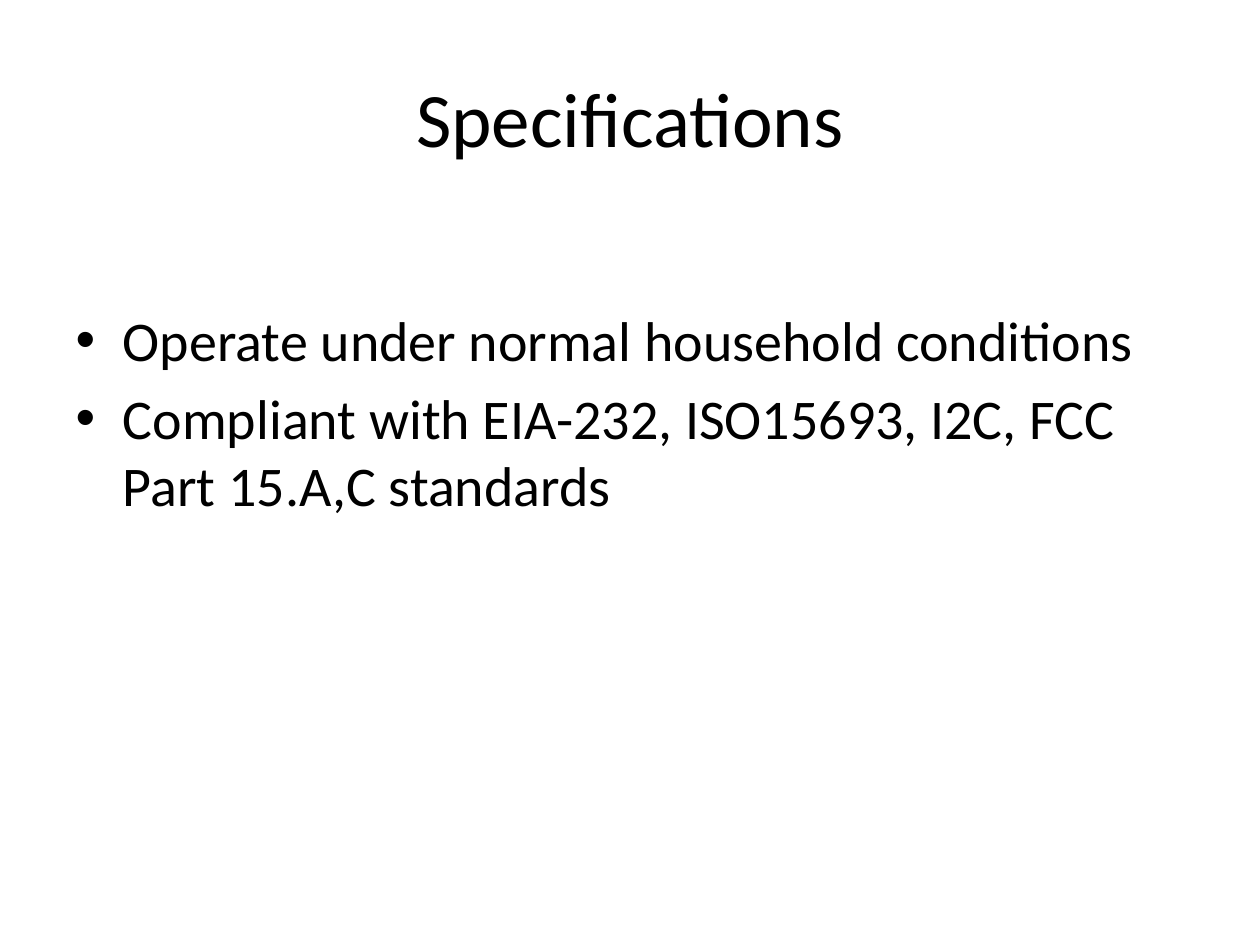
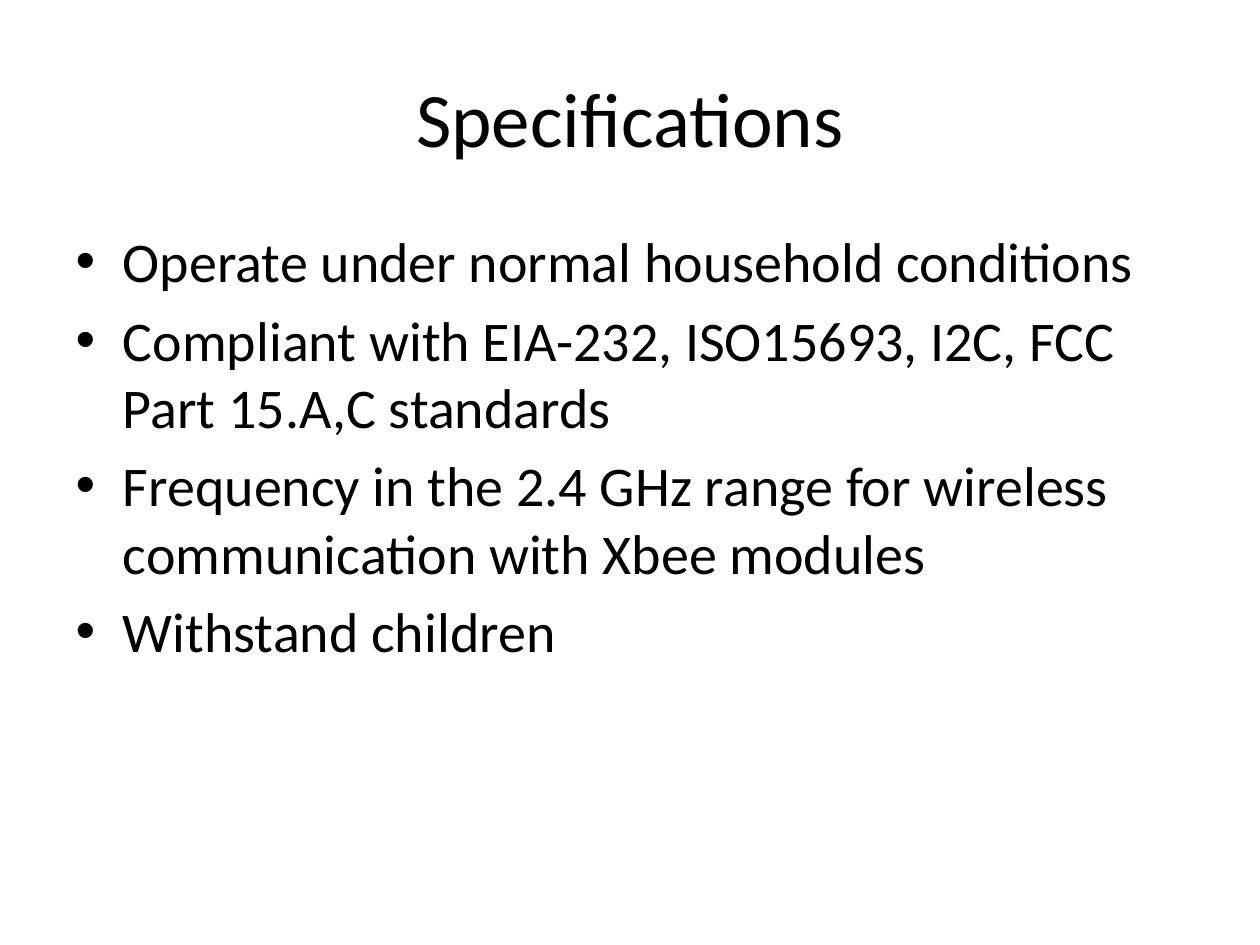
Before and after one commit to horsetailfiddlehead/ee478, a slide deck: slide 5 of Final Project/Documentation/Kaiba_Corp_Presentation.pptx (slide 6 before the commit). Drawn at 1260x945 pixels with LibreOffice and Linux fonts; fonts in the diff are those of the drawing. Boxes give left, top, right and bottom in pixels: in the first picture for what was removed or moved away, otherwise in the second. Text is boxed around its words. In the diff, an @@ line names an element or a change of style, - is before the commit and + after.

```diff
--- a/Final Project/Documentation/Kaiba_Corp_Presentation.pptx
+++ b/Final Project/Documentation/Kaiba_Corp_Presentation.pptx
@@ text at bbox=[123, 467, 1108, 653]: paragraphs added @@
+• Frequency in the 2.4 GHz range for wireless communication with Xbee modules
+• Withstand children
```
Also in this commit, not shown: 8 other slides changed, 2 slides removed.
